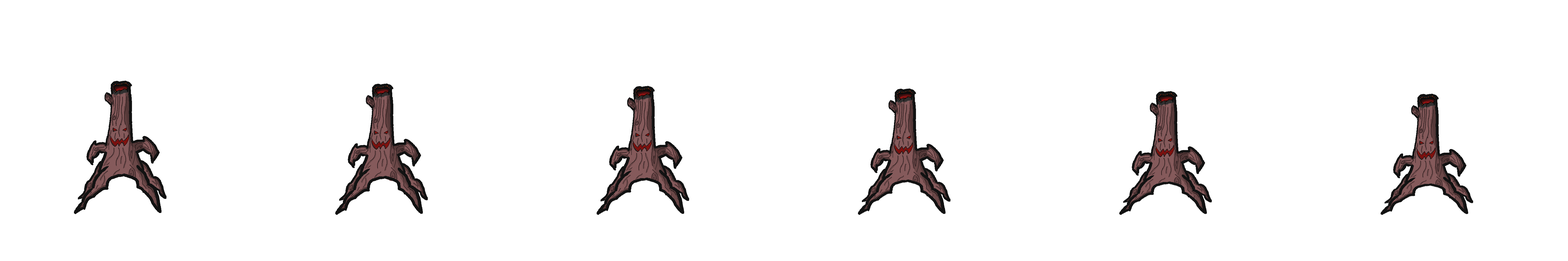
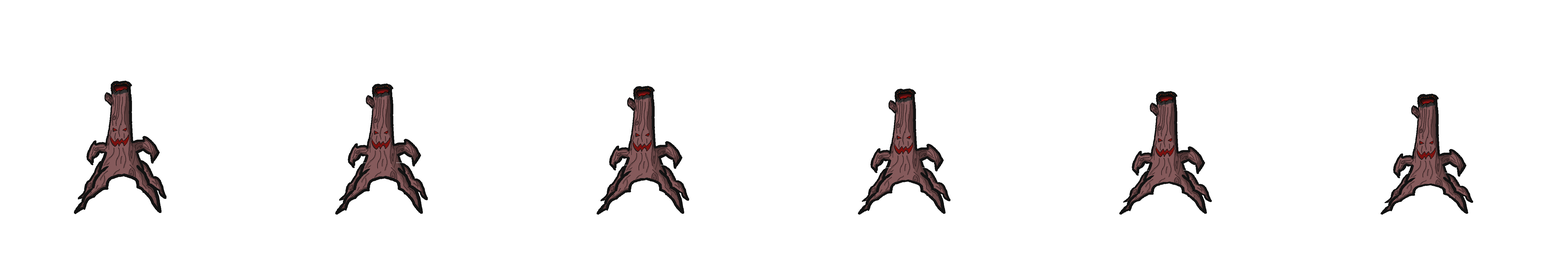
Revision of a layered 1568x261 image; what changed, layer by layer:
painted on "small-treeIDLE6", masked it over [95, 91, 1474, 216]
removed layer "small-treeIDLE5" over [1119, 101, 1212, 216]
removed layer "small-treeIDLE4" over [857, 99, 951, 216]
removed layer "small-treeIDLE3" over [596, 96, 690, 216]
removed layer "small-treeIDLE2" over [335, 94, 428, 216]
removed layer "small-treeIDLE1" over [95, 91, 157, 201]
